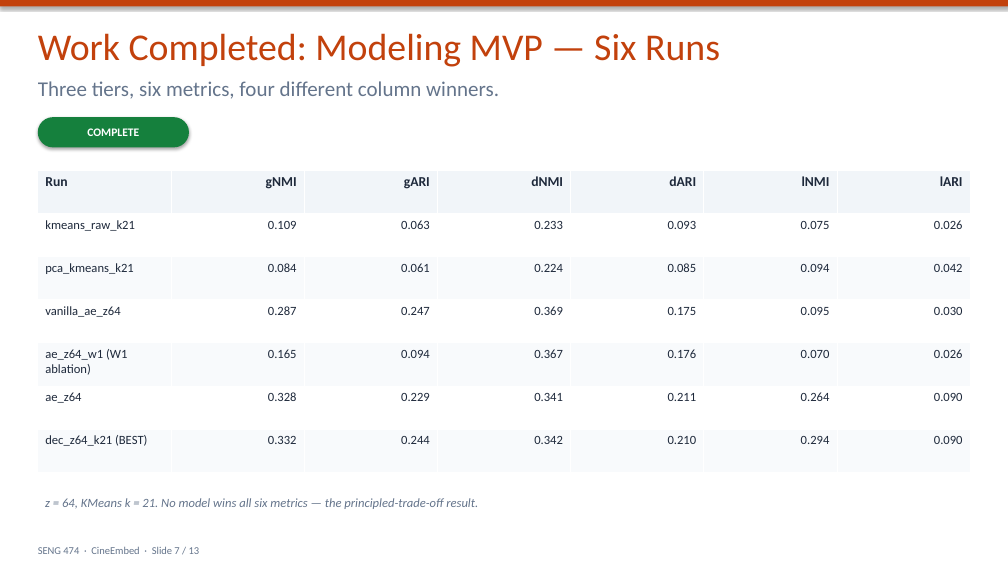
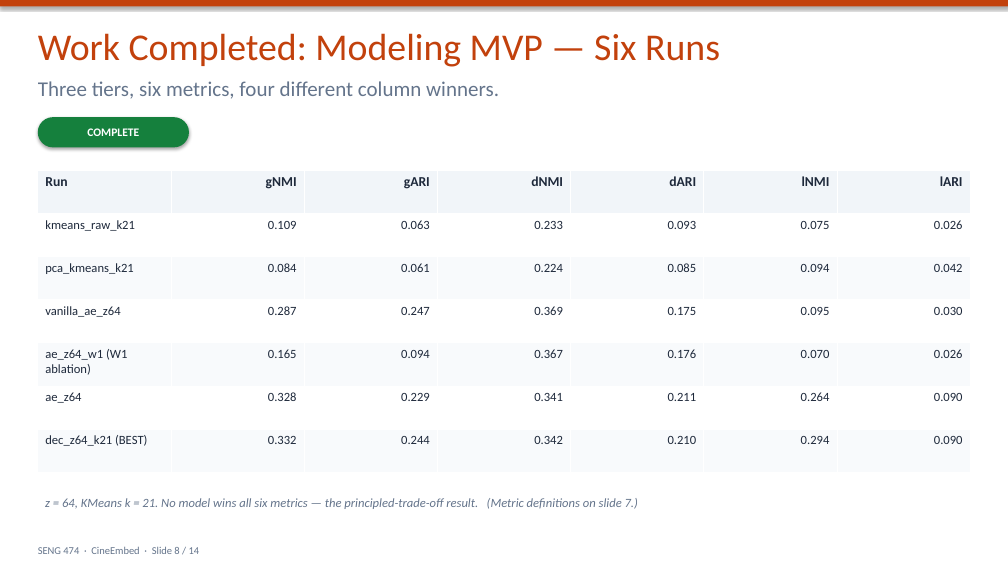
Before and after one commit to barandincoguz/CineEmbed-, a slide deck: slide 8 of docs/presentation/intermediate-progress-presentation.pptx (slide 7 before the commit). Drawn at 1008x567 pixels with LibreOffice and Linux fonts; fonts in the diff are those of the drawing. Boxes give left, top, right and bottom in pixels: in the first picture for what was removed or moved away, otherwise in the second. Text is boxed around its words. In the diff, an @@ line names an element or a change of style, - is before the commit and + after.

```diff
--- a/docs/presentation/intermediate-progress-presentation.pptx
+++ b/docs/presentation/intermediate-progress-presentation.pptx
@@ text at bbox=[45, 498, 638, 509]: text changed @@
-z = 64, KMeans k = 21. No model wins all six metrics — the principled-trade-off result.
+z = 64, KMeans k = 21. No model wins all six metrics — the principled-trade-off result. (Metric definitions on slide 7.)
@@ text at bbox=[38, 546, 200, 554]: text changed @@
-SENG 474 · CineEmbed · Slide 7 / 13
+SENG 474 · CineEmbed · Slide 8 / 14
```
Also in this commit, not shown: 12 other slides changed, 1 slide added, 1 other file.
